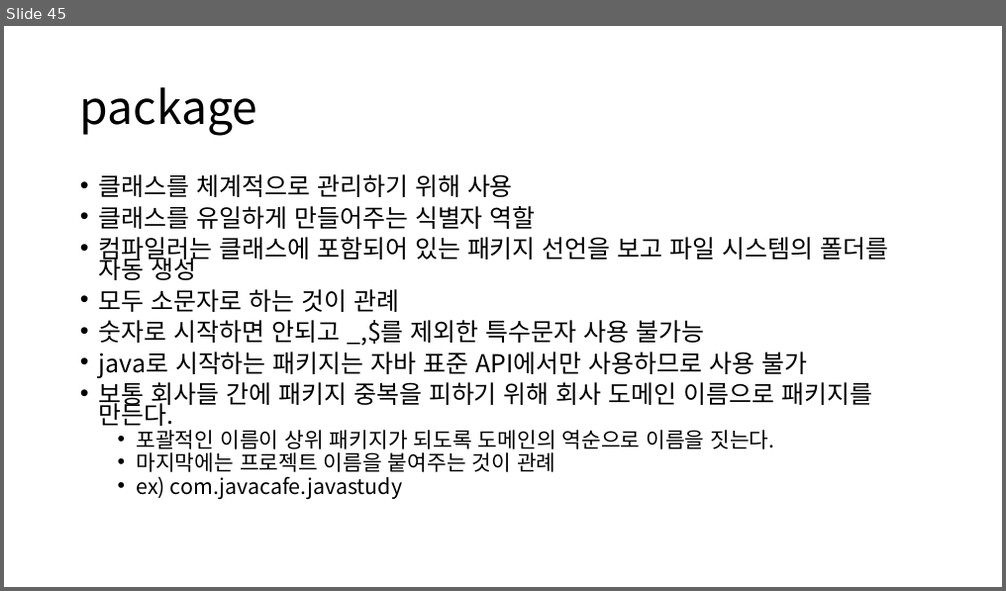
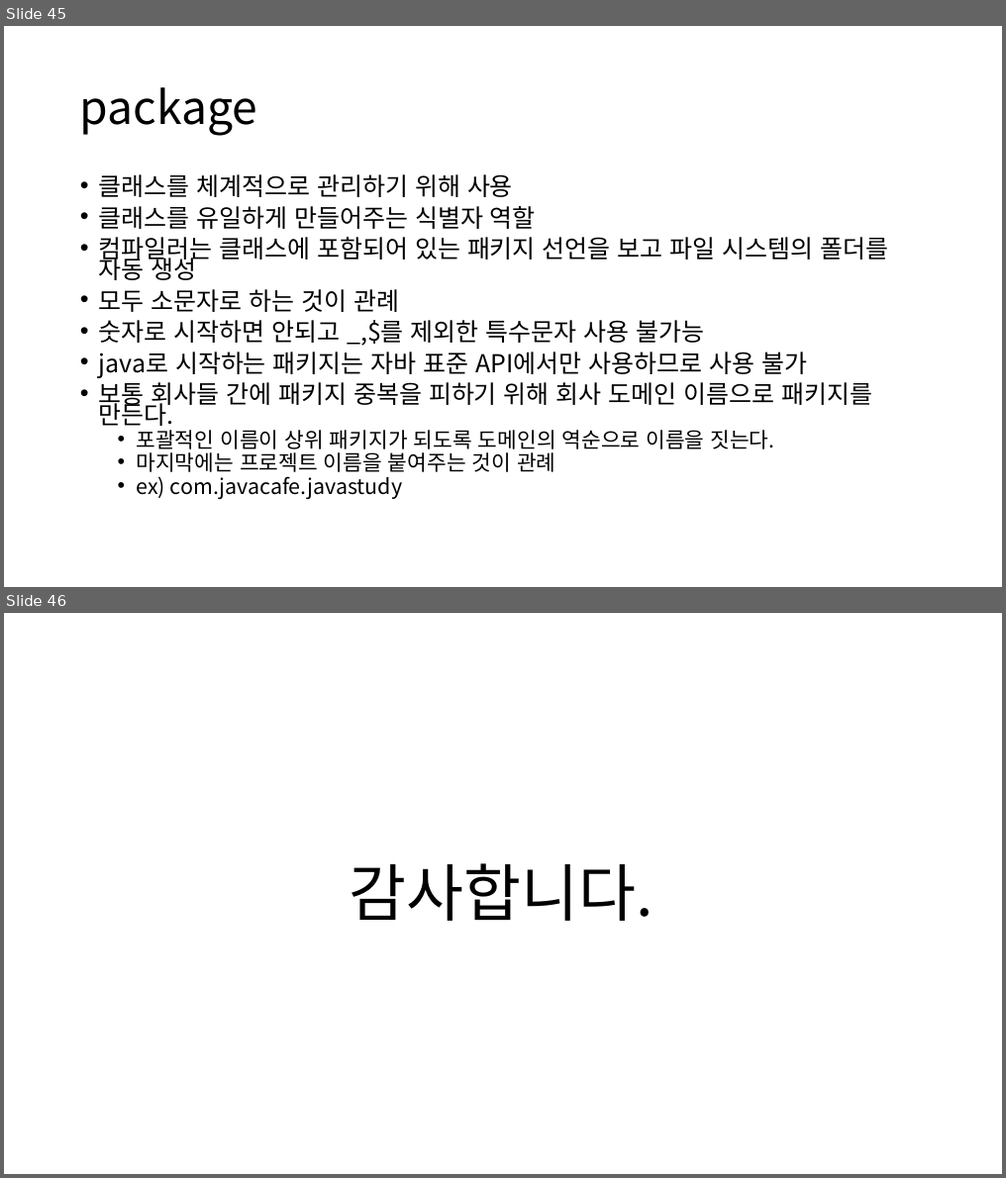
Before and after one commit to YonghoChoi/develop-note, a slide deck: ppt/객체지향 기본.pptx. Shown one above the other, each under a label of ours: slide 45 before the commit, slides 45 and 46 after it. The pictures are 1006x591 and 1006x1178 pixels, drawn with LibreOffice and Linux fonts; fonts in the diff are those of the drawing. Boxes give left, top, right and bottom in pixels: in the first picture for what was removed or moved away, otherwise in the second. Text is boxed around its words. In the diff, an @@ line names an element or a change of style, - is before the commit and + after.

```diff
--- a/ppt/객체지향 기본.pptx
+++ b/ppt/객체지향 기본.pptx
@@ slide 46 added at (4, 613, 1002, 1174), background #FFFFFF @@
@@ title added at (349, 863, 652, 921), 60 pt, text #000000 @@
+감사합니다.
```
Also in this commit, not shown: 10 slides changed, 1 other slide added, 1 slide removed.
